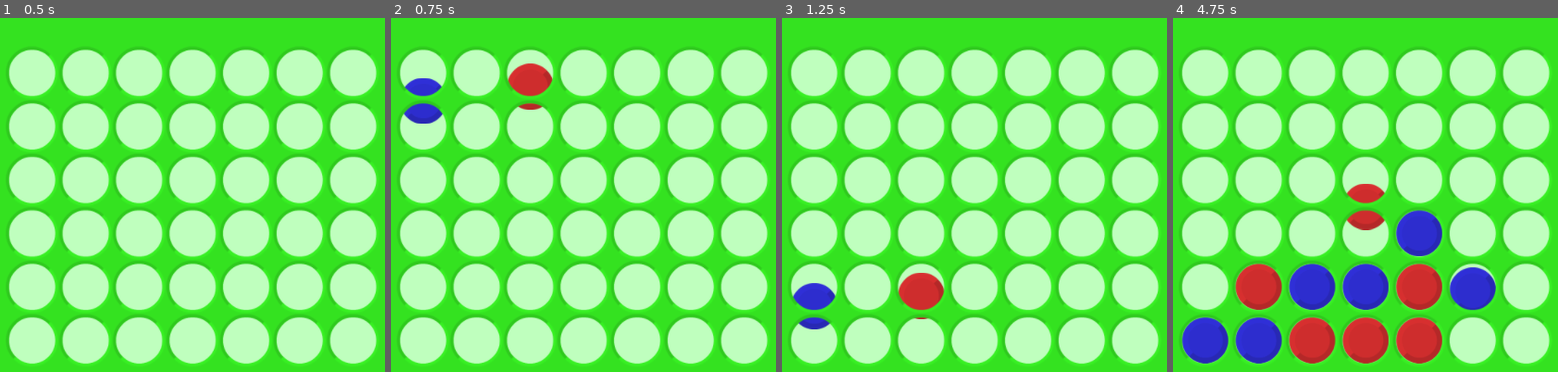
Above: before the commit, frames 1-4 (left to right).
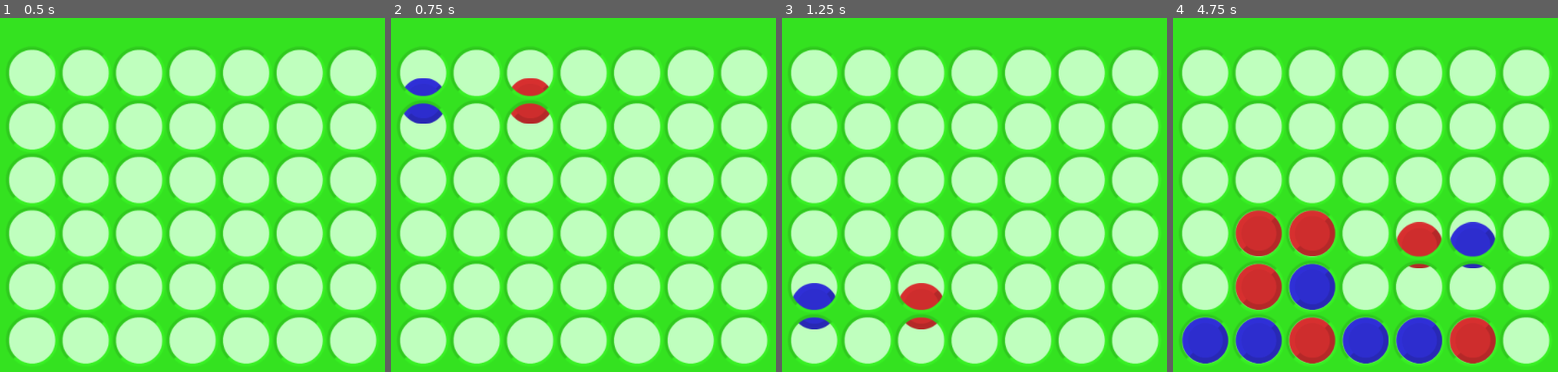
Above: after the commit, the same moments.

Repository: RaquelHL/Connect4-minimax
Game: Godot game, scene res://game.tscn
The game is run twice, just before and just after one commit, with the same random seed, the same clock (stepped at 60 frames per second) and the same inputs.
Inputs (mouse positions are in pixels of both pictures, inside the frame that each line leads up to):
- Up to frame 1 (0.5 s): no input
- Up to frame 2 (0.75 s): click (425, 202) at 0.5 s
- Up to frame 3 (1.25 s): no input
- Up to frame 4 (4.75 s): click (1261, 202) at 1.25 s; click (1315, 202) at 2 s; click (1369, 202) at 2.75 s; click (1423, 202) at 3.5 s; click (1477, 202) at 4.25 s

Frame 1 is identical in both runs. In frame 2, 0.9% of the frame differs, in the area x 30-43%, y 12-30%; in frame 3, 0.6%; in frame 4, 13%, in the area x 16-84%, y 46-98%.

Commit message:
Minimax funcionando com alguns bugs

Diff:
--- a/board.gd
+++ b/board.gd
@@ -1,4 +1,6 @@
 extends Sprite
+
+export(NodePath) var IA
 
 var Estado = preload("res://estado.gd")
 
@@ -16,6 +18,7 @@
 var estado_atual = Estado.new()
 
 func _ready():
+	IA = get_node(IA)
 	nova_peca()
 
 func nova_peca():
@@ -30,7 +33,13 @@
 	joga(coluna)
 
 
+func _process(dt):
+	if(ganhador==0):
+		pass#IA.joga()
+
 func joga(coluna):
+	if ganhador !=0:
+		return
 	var p = prox_peca
 
 	var result = estado_atual.joga(coluna)
@@ -40,17 +49,19 @@
 	p.position = Vector2(74*pos.x, -74)
 	$Tween.interpolate_property(p, "position", p.position, Vector2(74*pos.x, 74*pos.y), 1, Tween.TRANS_BOUNCE, Tween.EASE_OUT)
 	$Tween.start()
-	if(estado_atual.checa_ganhador(pos)):
+	if(abs(estado_atual.calc_heuristica(1))>10000):
 		jogador_ganhou()
-	estado_atual.vez *= -1
-	print(estado_atual.calc_heuristica(1))
+
+	print("h = "+str(estado_atual.calc_heuristica(1)))
 	nova_peca()
 
+	if estado_atual.vez == -1:
+		IA.joga()
 	return true
 
 func jogador_ganhou():
-	print(estado_atual.vez, ' ganhou')
-	ganhador = estado_atual.vez
+	print(estado_atual.vez*-1, ' ganhou')
+	ganhador = estado_atual.vez*-1
 	pass
 
 
--- a/estado.gd
+++ b/estado.gd
@@ -16,6 +16,12 @@
 ]
 var vez = 1
 var pontuacao = 0
+
+#Pra ser usado na arvore do minimax
+var filhos
+var folha = false
+
+var ultima_jogada
 
 func _init():
 	pass
@@ -38,6 +44,8 @@
 		return false
 
 	board[pos.x][pos.y] = vez
+	vez *= -1
+	ultima_jogada = pos
 	return pos
 	#pontuacao = calc_heuristica(vez)
 
@@ -47,35 +55,45 @@
 	var jogador = board[pos.x][pos.y]
 	var seq = 1
 	pos += dir
-	if(pos.x>5 || pos.y > 6):
+	if(pos.x>6 || pos.y > 7):
 		return 0
 	while(board[pos.x][pos.y] == jogador):
 		pos += dir
-		if(pos.x>5 || pos.y > 6):
+		if(pos.x>6 || pos.y > 7):
 			return 0
 		seq += 1
 
 	if(board[pos.x][pos.y] == 0):	#Sequencia valida
 		if seq>1:
-			return pow(seq,2)
+			if seq>=4:
+				return 99999
+			else:
+				return pow(seq,2)
 		else:
 			return 0
 	else:	#Sequencia bloqueada
 		#print("sequencia de "+str(seq)+" bloqueada")
-		return 0
+		return -pow(seq,3)
 
 func calc_heuristica(jogador):
 	var h = 0
 	for i in range(0,7):
-		for j in range(4,6):
+		for j in range(0,6):
 			if(board[i][j]==jogador):
 				h+= check_pos(Vector2(i,j), D_DIR)
 				h+= check_pos(Vector2(i,j), D_VER)
 				h+= check_pos(Vector2(i,j), D_DIE)
 				h+= check_pos(Vector2(i,j), D_DID)
+			if(board[i][j]==jogador*-1):
+				h-= check_pos(Vector2(i,j), D_DIR)*2
+				h-= check_pos(Vector2(i,j), D_VER)*2
+				h-= check_pos(Vector2(i,j), D_DIE)*2
+				h-= check_pos(Vector2(i,j), D_DID)*2
 		for j in range(5,0,-1):
 			if(board[i][j]==jogador):
 				h+= check_pos(Vector2(i,j), D_ESQ)
+			if(board[i][j]==jogador*-1):
+				h-= check_pos(Vector2(i,j), D_ESQ)*2
 	return h
 
 func checa_ganhador(pos):
--- a/game.tscn
+++ b/game.tscn
@@ -12,6 +12,7 @@
 texture = ExtResource( 1 )
 script = ExtResource( 2 )
 _sections_unfolded = [ "Transform", "Visibility" ]
+IA = NodePath("IA")
 
 [node name="ColorRect" type="ColorRect" parent="board"]
 show_behind_parent = true
--- a/ia.gd
+++ b/ia.gd
@@ -1,21 +1,19 @@
 extends Node
 
-onready var board = get_parent()
+onready var jogo = get_parent()
+
+var max_prof = 3
 
 func _ready():
 	randomize()
-	pass # Replace with function body.
 
-func _process(delta):
-
-	if board.ganhador || board.estado_atual.vez == 1: return
-
-	var e = board.estado_atual.clone()
+func jogaBurro():
+	var e = jogo.estado_atual.clone()
 	e.joga(1)
 	var coluna = 1
 	var max_h = e.calc_heuristica(-1)
 	for i in range(2,7):
-		e = board.estado_atual.clone()
+		e = jogo.estado_atual.clone()
 		if(e.joga(i)):
 			var h = e.calc_heuristica(-1)
 			print("Coluna "+str(i)+": "+str(h))
@@ -25,5 +23,65 @@
 
 	print("max_h: "+str(max_h)+" em "+str(coluna))
 
-	if board.joga(coluna):
-		pass
+#Minimax
+func joga():
+	#Constrói arvore
+	var arvore = faz_jogadas(jogo.estado_atual, 0)
+	var jogada = minimax(arvore, 0)
+	print("jogando em "+str(jogada[0])+": "+str(jogada[1]))
+	jogo.joga(jogada[0])
+
+	pass
+
+func minimax(jogadas, prof):
+
+	var tabs = ""
+	for i in range(0,prof):
+		tabs+='\t'
+	var opcoes = "["
+	var melhor_h
+	var melhor_coluna
+	if(prof%2==0):
+		melhor_h = -99999
+	else:
+		melhor_h = 99999
+
+	for i in range(1,8):
+		var h
+		if(!jogadas.has(i)):
+			continue
+		if(jogadas[i].folha):
+			h = jogadas[i].pontuacao
+		else:
+			#print(tabs+"prof "+str(prof)+" na coluna "+str(i))
+			h = minimax(jogadas[i].filhos, prof+1)[1]
+
+		opcoes += str(h)+", "
+		if(prof%2==0):	#Max
+			if(h>melhor_h):
+				melhor_h = h
+				melhor_coluna = i
+		else:			#Min
+			if(h<melhor_h):
+				melhor_h = h
+				melhor_coluna = i
+	opcoes += "]"
+	#print(tabs+"prof "+str(prof)+" escolhendo "+str(melhor_coluna)+" com "+str(melhor_h)+" "+opcoes)
+	return [melhor_coluna, melhor_h]
+	pass
+
+func faz_jogadas(board, prof):
+	var jogadas = {}
+	var e
+	for i in range(0,8):
+		e = board.clone()
+		if(e.joga(i)):
+			if(prof<max_prof):
+				e.filhos = faz_jogadas(e, prof+1)
+			else:
+				e.pontuacao = e.calc_heuristica(-1)
+				#print(str(prof)+": "+str(e.pontuacao))
+				e.folha = true
+			jogadas[i] = e
+
+	return jogadas
